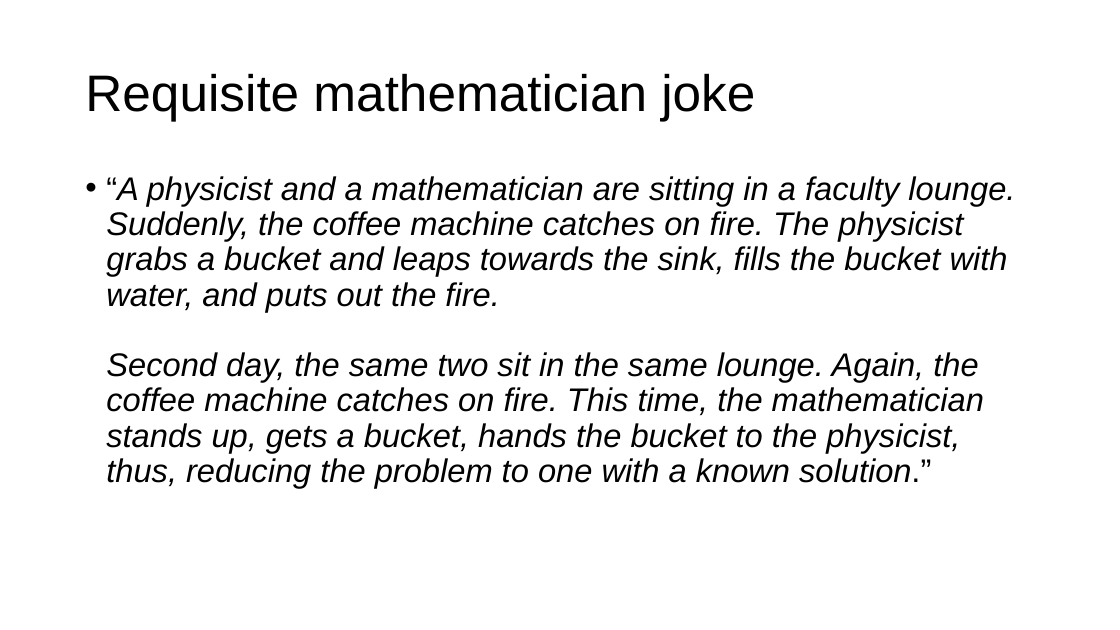
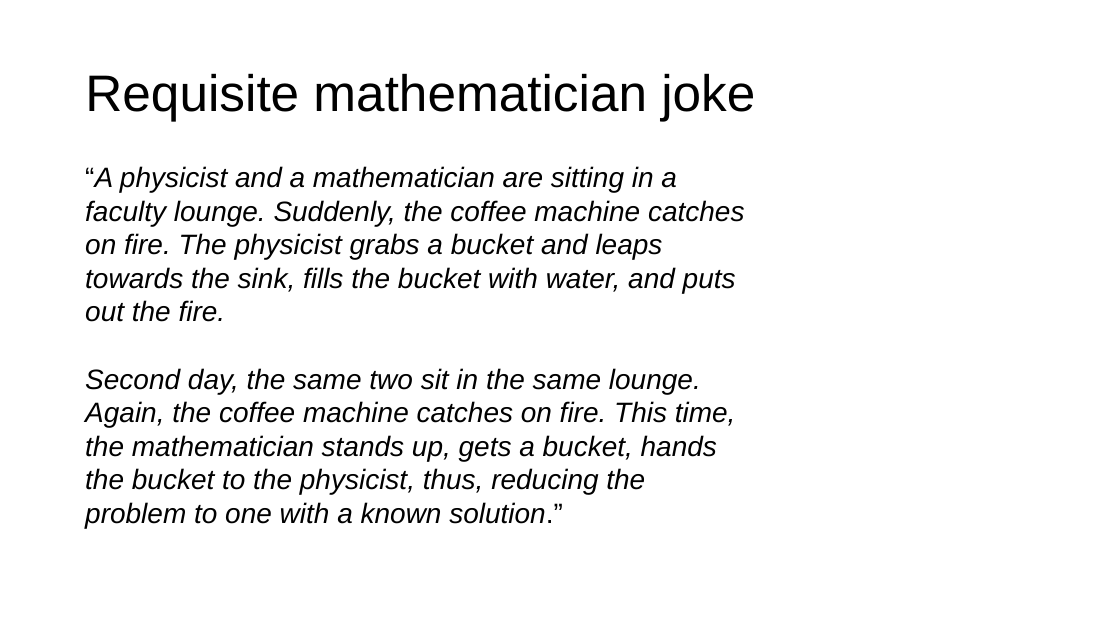
Before and after one commit to parrt/msds501, a slide deck: slide 8 of slides/problem-solving.pptx. Drawn at 1120x630 pixels with LibreOffice and Linux fonts; fonts in the diff are those of the drawing; background and template pictures are left out. Boxes give left, top, right and bottom in pixels: in the first picture for what was removed or moved away, otherwise in the second. Text is boxed around its words. In the diff, an @@ line names an element or a change of style, - is before the commit and + after.

```diff
--- a/slides/problem-solving.pptx
+++ b/slides/problem-solving.pptx
@@ text "“A physicist and a mathematician ...": place and size @@
-text "“A physicist and a mathematician ..." at [106, 176, 1015, 488]
+text "“A physicist and a mathematician ..." at [85, 166, 745, 528]
@@ text "“A physicist and a mathematician ..." at [85, 166, 745, 528]: size 28 to 24 pt; bullet • to none; line spacing 0.9 to 1; less space between paragraphs @@
```
Also in this commit, not shown: 4 other files.
